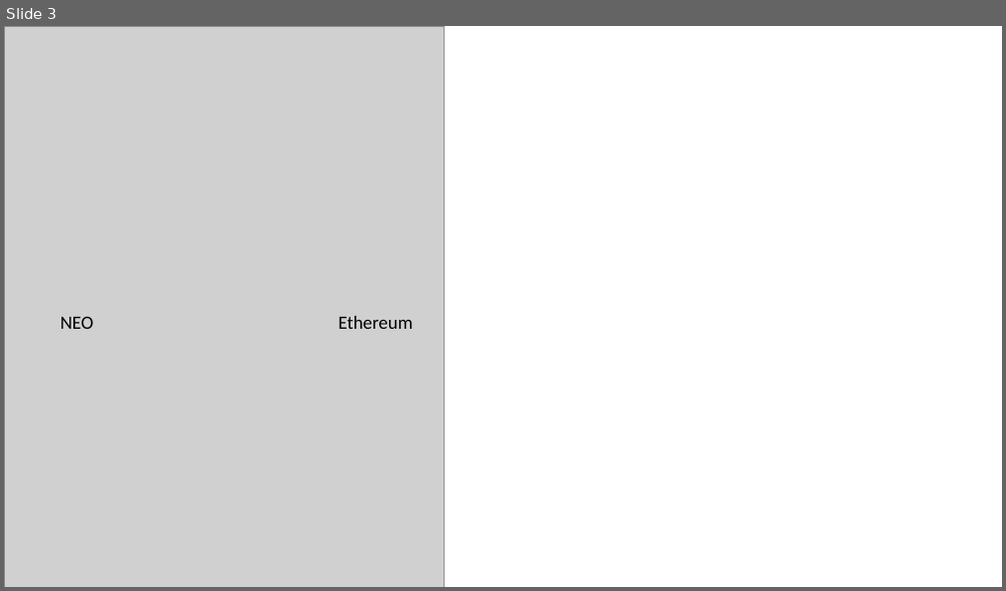
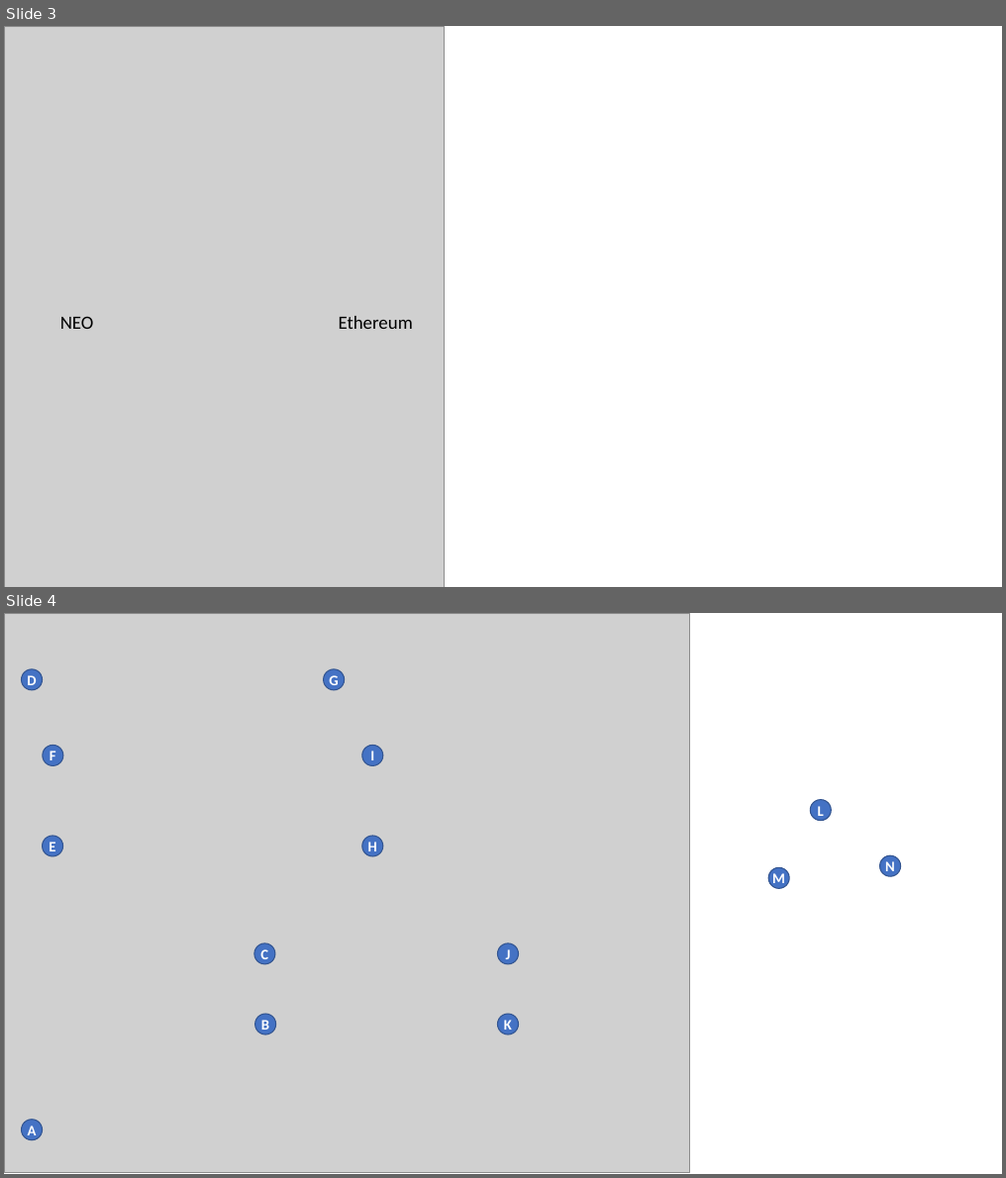
Before and after one commit to mwherman2000/neo-charm, a slide deck: diagrams/neo-charm-2-0-8.pptx. Shown one above the other, each under a label of ours: slide 3 before the commit, slides 3 and 4 after it. The pictures are 1006x591 and 1006x1178 pixels, drawn with LibreOffice and Linux fonts; fonts in the diff are those of the drawing; grey boxes stand for pictures. Boxes give left, top, right and bottom in pixels: in the first picture for what was removed or moved away, otherwise in the second. Text is boxed around its words. In the diff, an @@ line names an element or a change of style, - is before the commit and + after.

```diff
--- a/diagrams/neo-charm-2-0-8.pptx
+++ b/diagrams/neo-charm-2-0-8.pptx
@@ slide 4 added at [4, 613, 1002, 1174], background #FFFFFF @@
@@ picture added at [4, 613, 690, 1173] @@
@@ ellipse added at [21, 669, 43, 690], fill #4472C4, outline #325491 1 pt, 14 pt, text #FFFFFF, bold @@
+D
@@ ellipse added at [324, 669, 345, 690], fill #4472C4, outline #325491 1 pt, 14 pt, text #FFFFFF, bold @@
+G
@@ ellipse added at [43, 745, 63, 765], fill #4472C4, outline #325491 1 pt, 14 pt, text #FFFFFF, bold @@
+F
@@ ellipse added at [362, 745, 383, 765], fill #4472C4, outline #325491 1 pt, 14 pt, text #FFFFFF, bold @@
+I
@@ ellipse added at [810, 800, 832, 821], fill #4472C4, outline #325491 1 pt, 14 pt, text #FFFFFF, bold @@
+L
@@ ellipse added at [43, 836, 63, 858], fill #4472C4, outline #325491 1 pt, 14 pt, text #FFFFFF, bold @@
+E
@@ ellipse added at [362, 836, 383, 858], fill #4472C4, outline #325491 1 pt, 14 pt, text #FFFFFF, bold @@
+H
@@ ellipse added at [768, 867, 789, 888], fill #4472C4, outline #325491 1 pt, 14 pt, text #FFFFFF, bold @@
+M
@@ ellipse added at [880, 856, 901, 876], fill #4472C4, outline #325491 1 pt, 14 pt, text #FFFFFF, bold @@
+N
@@ ellipse added at [254, 944, 275, 964], fill #4472C4, outline #325491 1 pt, 14 pt, text #FFFFFF, bold @@
+C
@@ ellipse added at [497, 944, 519, 964], fill #4472C4, outline #325491 1 pt, 14 pt, text #FFFFFF, bold @@
+J
@@ ellipse added at [254, 1014, 275, 1035], fill #4472C4, outline #325491 1 pt, 14 pt, text #FFFFFF, bold @@
+B
@@ ellipse added at [497, 1014, 519, 1035], fill #4472C4, outline #325491 1 pt, 14 pt, text #FFFFFF, bold @@
+K
@@ ellipse added at [21, 1120, 43, 1141], fill #4472C4, outline #325491 1 pt, 14 pt, text #FFFFFF, bold @@
+A
```
Also in this commit, not shown: 8 other files.
